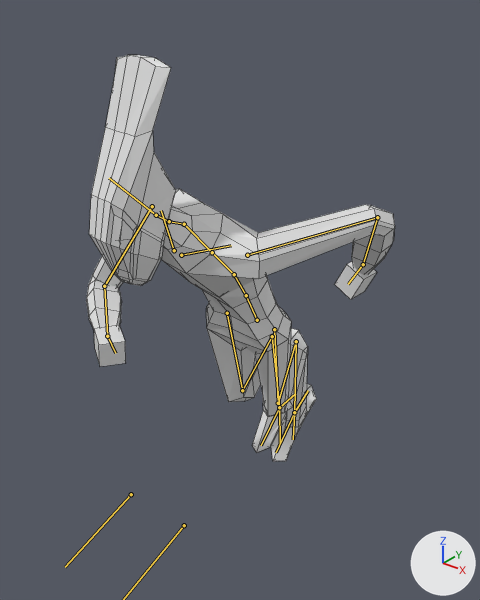
One commit to the Blender file Assets/player/playermodels/alien/alien.blend: the scene before it, then after it.
The view is the same before and after, from a 50 mm camera at (2.06, -2.56, 3.14) aimed at (-0.06, 0.09, 1.49). Lighting does not change. The marker at lower right points along +X, +Y and +Z. Both versions are drawn at frame 16 of the action 'alienRunCycleForward'; the numbers are the values there. The bones that bend it are drawn over the model as lines. Mesh edges are drawn as thin lines.

In view in the first picture: 'body', 'helmet'.
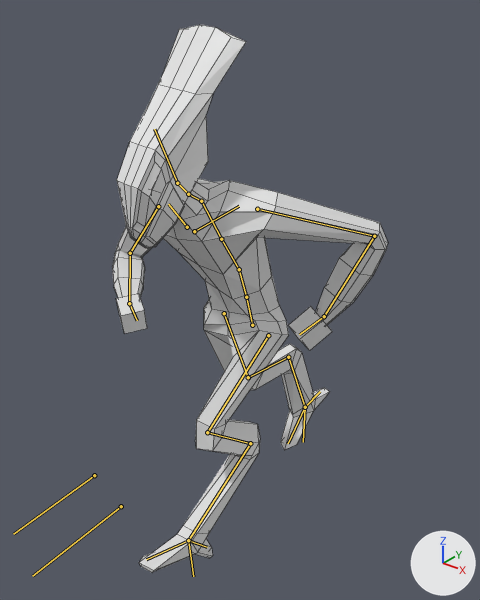
Changed parts and their boxes (x1, y1, x2, y2) in the pictures (480 x 600 px):
'body', posed (11% narrower, 44% taller)
    before: (86, 189, 395, 461)
    after: (112, 179, 388, 572)
'helmet', posed (48% wider)
    before: (89, 55, 176, 286)
    after: (117, 25, 246, 249)
bone 'spine', root to tip
    before: (257, 320) to (246, 295)
    after: (252, 325) to (246, 297)
bone 'spine.001', root to tip
    before: (246, 295) to (234, 274)
    after: (246, 297) to (239, 269)
bone 'spine.002', root to tip
    before: (234, 274) to (212, 252)
    after: (239, 269) to (221, 239)
bone 'spine.003', root to tip
    before: (212, 252) to (184, 224)
    after: (221, 239) to (201, 201)
bone 'head', root to tip
    before: (156, 215) to (109, 178)
    after: (177, 183) to (154, 129)
bone 'shoulder.L', root to tip
    before: (181, 255) to (231, 245)
    after: (194, 231) to (239, 206)
bone 'shoulder.R', root to tip
    before: (174, 250) to (161, 210)
    after: (187, 227) to (168, 204)
bone 'IKFoot.L', root to tip
    before: (294, 412) to (293, 439)
    after: (188, 540) to (193, 576)
bone 'IKFoot.R', root to tip
    before: (279, 407) to (280, 443)
    after: (305, 407) to (303, 442)

What the commit changed:
Bone 'spine' (bone_spine) moves from (0.0, -0.021, 0.005) to (-0.007, -0.035, 0.044).
Bone 'spine' (bone_spine) turns from (15, 2, 0) to (5, -3, -4) degrees about its own x, y and z.
Bone 'spine.001' (bone_spine_001) turns from (12, -10, -4) to (9, -8, 0) degrees about its own x, y and z.
Bone 'spine.002' (bone_spine_002) turns from (19, 0, -1) to (22, -1, -2) degrees about its own x, y and z.
Bone 'spine.003' (bone_spine_003) turns from (0, 0, 0) to (0, 2, -2) degrees about its own x, y and z.
Bone 'head' (bone_head) turns from (2, 2, 9) to (-8, 7, 0) degrees about its own x, y and z.
Bone 'shoulder.L' (bone_shoulder_l) turns from (3, -2, 4) to (17, 5, 19) degrees about its own x, y and z.
Bone 'shoulder.R' (bone_shoulder_r) turns from (-2, -4, -1) to (-10, -10, 15) degrees about its own x, y and z.
Bone 'Knee.L' (bone_knee_l) moves from (0.0, 0.0, 0.0) to (-0.006, 0.119, -0.159).
Bone 'IKHand.R' (bone_ikhand_r) moves from (0.824, -0.688, 0.897) to (0.698, -0.591, 0.601).
Bone 'IKHand.L' (bone_ikhand_l) moves from (-0.662, -0.291, -0.141) to (-0.607, -0.543, 0.07).
Bone 'IKFoot.L' (bone_ikfoot_l) moves from (-0.116, -0.455, 0.548) to (-0.027, -0.277, -0.596).
Bone 'IKFoot.L' (bone_ikfoot_l) turns from (11, 0, 8) to (3, -2, -2) degrees about its own x, y and z.
Bone 'IKFoot.R' (bone_ikfoot_r) moves from (0.014, -0.342, 0.667) to (0.002, -0.148, 1.018).
Bone 'IKFoot.R' (bone_ikfoot_r) turns from (-7, 1, -7) to (-13, 1, -8) degrees about its own x, y and z.
